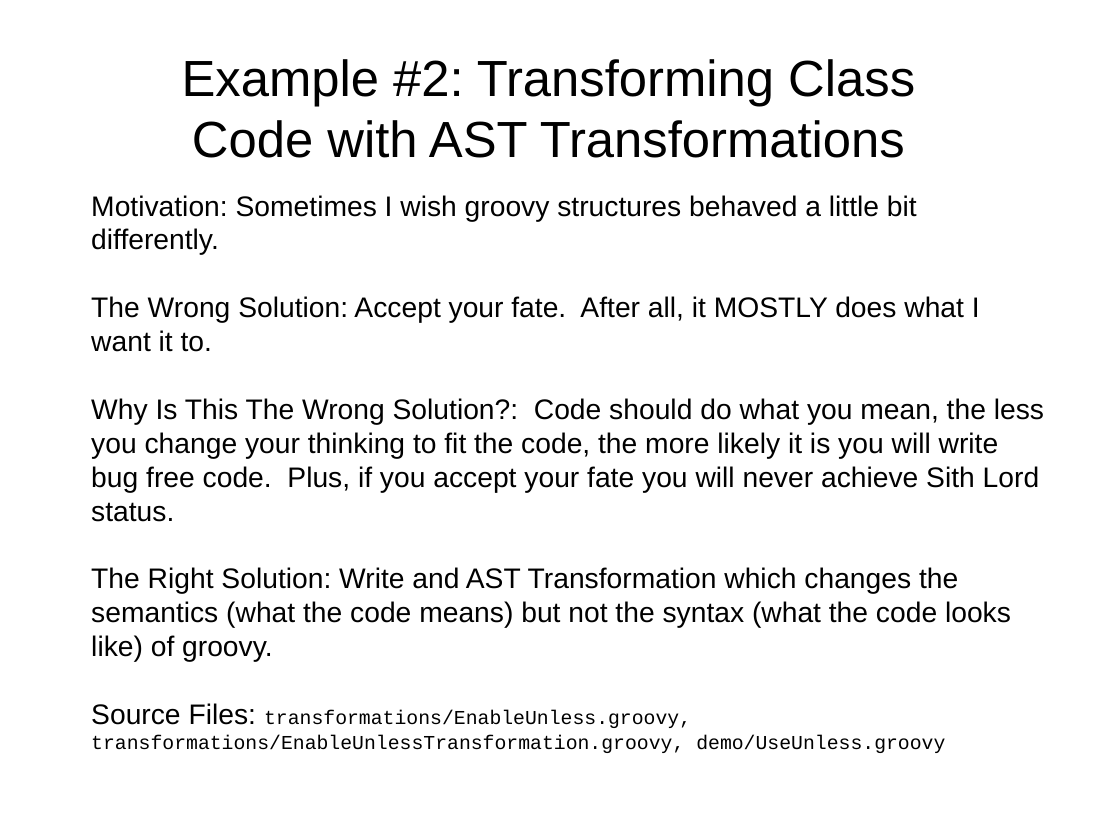
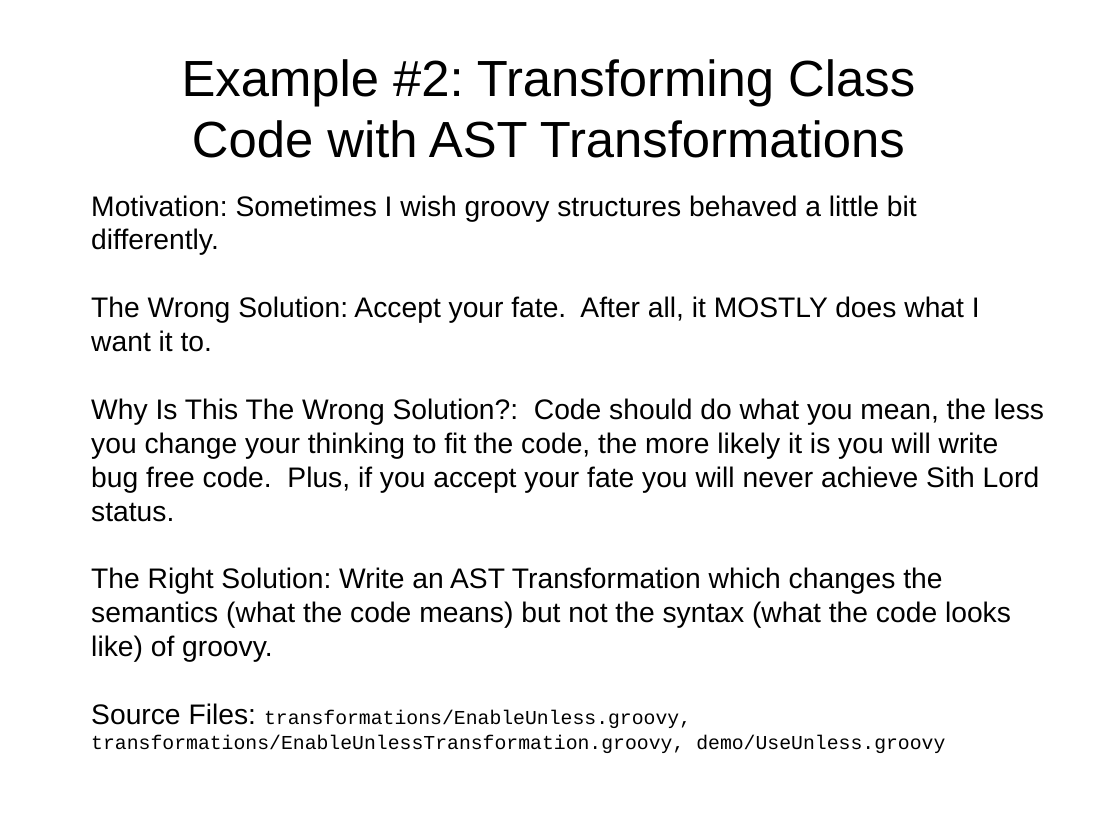
Before and after one commit to dwclark/AstTransformations, a slide deck: slide 27 of ast.odp (slide 26 before the commit). Drawn at 1120x840 pixels with LibreOffice and Linux fonts; fonts in the diff are those of the drawing. Boxes give left, top, right and bottom in pixels: in the first picture for what was removed or moved away, otherwise in the second. Text is boxed around its words. In the diff, an @@ line names an element or a change of style, - is before the commit and + after.

```diff
--- a/ast.odp
+++ b/ast.odp
@@ text at [91,567,1011,662]: text changed @@
-The Right Solution: Write and AST Transformation which changes the semantics (what the code means) but not the syntax (what the code looks like) of groovy.
+The Right Solution: Write an AST Transformation which changes the semantics (what the code means) but not the syntax (what the code looks like) of groovy.
```
Also in this commit, not shown: 6 other slides changed, 1 slide added, 3 other files.
